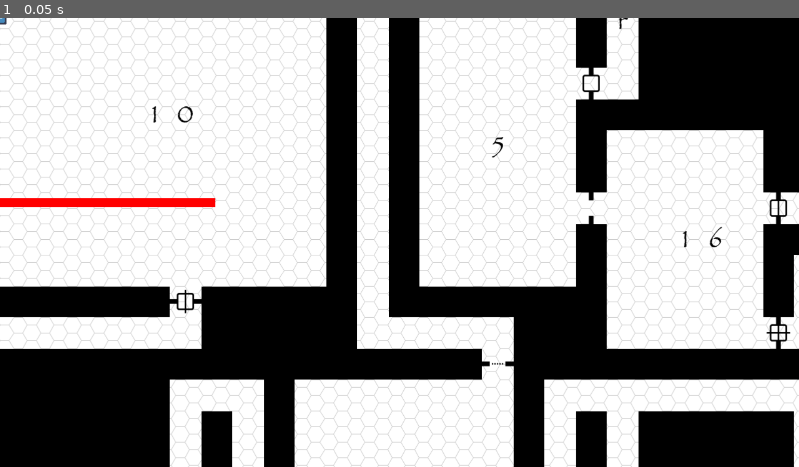
Above: before the commit, frame 1.
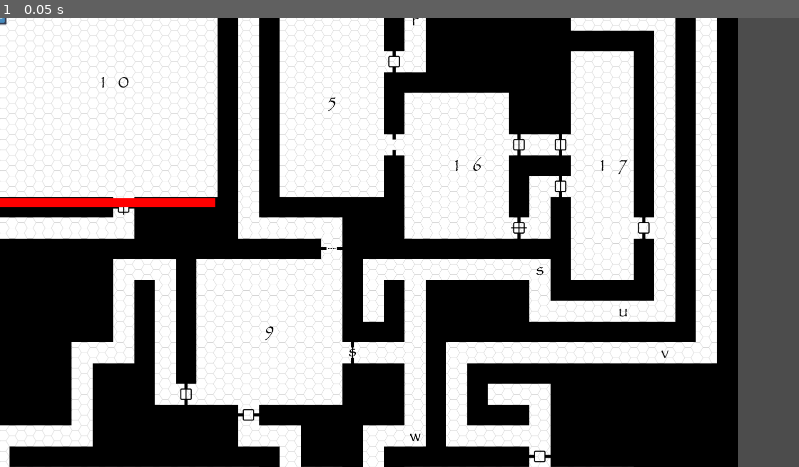
Above: after the commit, the same moment.

Repository: Lexxn0x3/Dungeons_and_Dragons
Game: Godot game, scene res://Main.tscn
Same seed, same stepped clock (60 frames per second), same inputs: the game is played once before the commit and once after it. The engine's default icon, where the game draws it, is replaced by a stand-in: a white triangle on a blue panel in a dark square.
Inputs:
- Up to frame 1 (0.05 s): no input

The runs differ from the first frame. In frame 1, 54% of the frame differs, in the area x 0-100%, y 0-100%.

Commit message:
0.0.2

Diff:
--- a/Game GoDot/Main.tscn
+++ b/Game GoDot/Main.tscn
@@ -8,7 +8,6 @@
 script = ExtResource( 3 )
 
 [node name="Player" parent="." instance=ExtResource( 1 )]
-z_index = 1
+z_index = 5
 
-[node name="Node2D" parent="." instance=ExtResource( 2 )]
-scale = Vector2( 1.5, 1.5 )
+[node name="The Warrens of Tenebrous Node2D" parent="." instance=ExtResource( 2 )]
--- a/Game GoDot/Maps/The Warrens of Tenebrous/The Warrens of Tenebrous.tscn
+++ b/Game GoDot/Maps/The Warrens of Tenebrous/The Warrens of Tenebrous.tscn
@@ -12,7 +12,7 @@
 [sub_resource type="GradientTexture" id=3]
 gradient = SubResource( 2 )
 
-[node name="Node2D" type="Node2D"]
+[node name="The Warrens of Tenebrous Node2D" type="Node2D"]
 
 [node name="The Warrens of Tenebrous Death 01" type="Sprite" parent="."]
 position = Vector2( 647.412, 405.221 )
--- a/Game GoDot/Player.tscn
+++ b/Game GoDot/Player.tscn
@@ -2,40 +2,62 @@
 
 [ext_resource path="res://icon.png" type="Texture" id=2]
 
-[sub_resource type="GDScript" id=3]
+[sub_resource type="GDScript" id=1]
 script/source = "extends Area2D
 
 export var speed = 400
 var screen_size
-var hit
+var hit = false
+var velocityTemp
 
 func _ready():
 	screen_size = get_viewport_rect().size
 
 
 func _process(delta):
-	var velocity = Vector2()  # The player's movement vector.
-	if Input.is_action_pressed(\"ui_right\"):
-		velocity.x += 1
-	if Input.is_action_pressed(\"ui_left\"):
-		velocity.x -= 1
-	if Input.is_action_pressed(\"ui_down\"):
-		velocity.y += 1
-	if Input.is_action_pressed(\"ui_up\"):
-		velocity.y -= 1
-	if velocity.length() > 0:
-		velocity = velocity.normalized() * speed
 	if hit == false:
+		var velocity = Vector2()
+		if Input.is_action_pressed(\"ui_right\"):
+			velocity.x += 1
+		if Input.is_action_pressed(\"ui_left\"):
+			velocity.x -= 1
+		if Input.is_action_pressed(\"ui_down\"):
+			velocity.y += 1
+		if Input.is_action_pressed(\"ui_up\"):
+			velocity.y -= 1
+		if velocity.length() > 0:
+			velocity = velocity.normalized() * speed
 		position += velocity * delta
 		position.x = clamp(position.x, 0, screen_size.x)
 		position.y = clamp(position.y, 0, screen_size.y)
+		velocityTemp = velocity
+	if hit == true:
+		if velocityTemp.x > 0:
+			position.x = position.x - 1 * delta
+		if velocityTemp.x < 0:
+			position.x = position.x + 1 * delta
+		if velocityTemp.y > 0:
+			position.y = position.y - 1 * delta
+		if velocityTemp.y < 0:
+			position.y = position.y + 1 * delta
+
+#if hit == true:
+
+
+
+
+
+func _on_Player_body_entered( body ):
+	hit = true
+#	position -= velocityTemp * deltaTemp * 5
+
+
+
+func _on_Player_body_exited(body):
 	hit = false
-
-func _on_Player_body_entered(body):
-	hit = true
 "
 
-[sub_resource type="SpriteFrames" id=1]
+[sub_resource type="SpriteFrames" id=2]
 animations = [ {
 "frames": [ ExtResource( 2 ) ],
 "loop": true,
@@ -43,20 +65,21 @@
 "speed": 5.0
 } ]
 
-[sub_resource type="RectangleShape2D" id=2]
+[sub_resource type="RectangleShape2D" id=3]
 extents = Vector2( 16.0138, 15.9102 )
 
 [node name="Player" type="Area2D"]
-script = SubResource( 3 )
+script = SubResource( 1 )
 __meta__ = {
 "_edit_group_": true
 }
 
 [node name="AnimatedSprite" type="AnimatedSprite" parent="."]
 scale = Vector2( 0.5, 0.5 )
-frames = SubResource( 1 )
+frames = SubResource( 2 )
 
 [node name="CollisionShape2D" type="CollisionShape2D" parent="."]
 position = Vector2( -0.429276, -0.214638 )
-shape = SubResource( 2 )
+shape = SubResource( 3 )
 [connection signal="body_entered" from="." to="." method="_on_Player_body_entered"]
+[connection signal="body_exited" from="." to="." method="_on_Player_body_exited"]
--- a/Game GoDot/project.godot
+++ b/Game GoDot/project.godot
@@ -25,6 +25,37 @@
 window/size/height=1080
 window/size/resizable=false
 
+[input]
+
+ui_left={
+"deadzone": 0.5,
+"events": [ Object(InputEventKey,"resource_local_to_scene":false,"resource_name":"","device":0,"alt":false,"shift":false,"control":false,"meta":false,"command":false,"pressed":false,"scancode":16777231,"unicode":0,"echo":false,"script":null)
+, Object(InputEventJoypadButton,"resource_local_to_scene":false,"resource_name":"","device":0,"button_index":14,"pressure":0.0,"pressed":false,"script":null)
+, Object(InputEventKey,"resource_local_to_scene":false,"resource_name":"","device":0,"alt":false,"shift":false,"control":false,"meta":false,"command":false,"pressed":false,"scancode":65,"unicode":0,"echo":false,"script":null)
+ ]
+}
+ui_right={
+"deadzone": 0.5,
+"events": [ Object(InputEventKey,"resource_local_to_scene":false,"resource_name":"","device":0,"alt":false,"shift":false,"control":false,"meta":false,"command":false,"pressed":false,"scancode":16777233,"unicode":0,"echo":false,"script":null)
+, Object(InputEventJoypadButton,"resource_local_to_scene":false,"resource_name":"","device":0,"button_index":15,"pressure":0.0,"pressed":false,"script":null)
+, Object(InputEventKey,"resource_local_to_scene":false,"resource_name":"","device":0,"alt":false,"shift":false,"control":false,"meta":false,"command":false,"pressed":false,"scancode":68,"unicode":0,"echo":false,"script":null)
+ ]
+}
+ui_up={
+"deadzone": 0.5,
+"events": [ Object(InputEventKey,"resource_local_to_scene":false,"resource_name":"","device":0,"alt":false,"shift":false,"control":false,"meta":false,"command":false,"pressed":false,"scancode":16777232,"unicode":0,"echo":false,"script":null)
+, Object(InputEventJoypadButton,"resource_local_to_scene":false,"resource_name":"","device":0,"button_index":12,"pressure":0.0,"pressed":false,"script":null)
+, Object(InputEventKey,"resource_local_to_scene":false,"resource_name":"","device":0,"alt":false,"shift":false,"control":false,"meta":false,"command":false,"pressed":false,"scancode":87,"unicode":0,"echo":false,"script":null)
+ ]
+}
+ui_down={
+"deadzone": 0.5,
+"events": [ Object(InputEventKey,"resource_local_to_scene":false,"resource_name":"","device":0,"alt":false,"shift":false,"control":false,"meta":false,"command":false,"pressed":false,"scancode":16777234,"unicode":0,"echo":false,"script":null)
+, Object(InputEventJoypadButton,"resource_local_to_scene":false,"resource_name":"","device":0,"button_index":13,"pressure":0.0,"pressed":false,"script":null)
+, Object(InputEventKey,"resource_local_to_scene":false,"resource_name":"","device":0,"alt":false,"shift":false,"control":false,"meta":false,"command":false,"pressed":false,"scancode":83,"unicode":0,"echo":false,"script":null)
+ ]
+}
+
 [rendering]
 
 environment/default_environment="res://default_env.tres"
